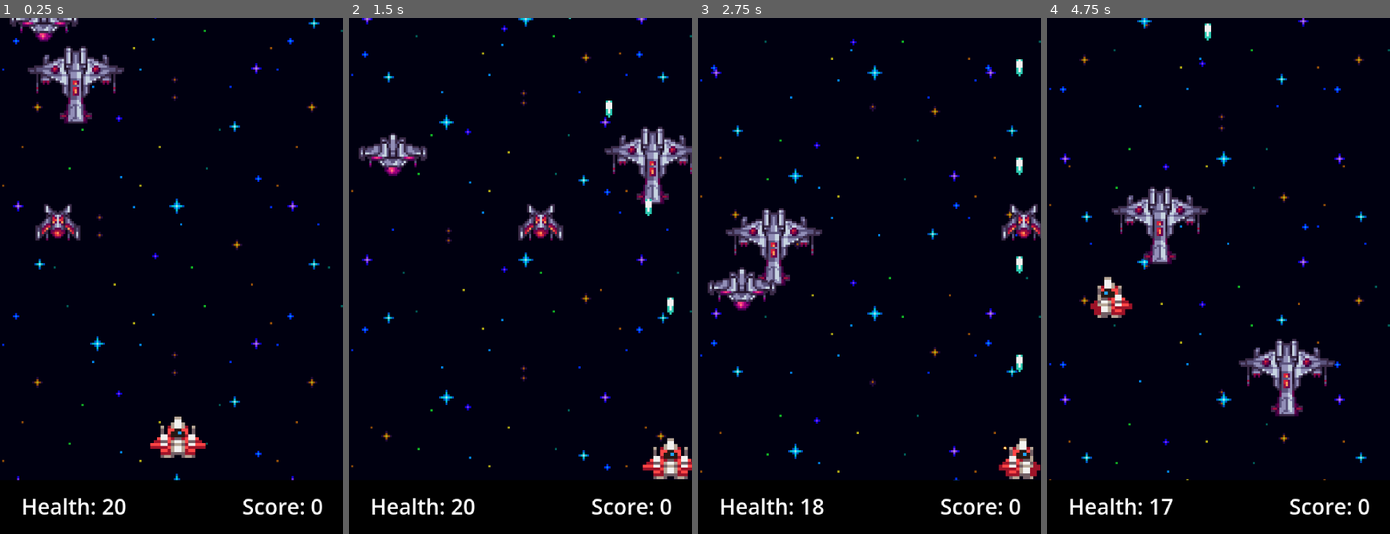
Above: before the commit, frames 1-4 (left to right).
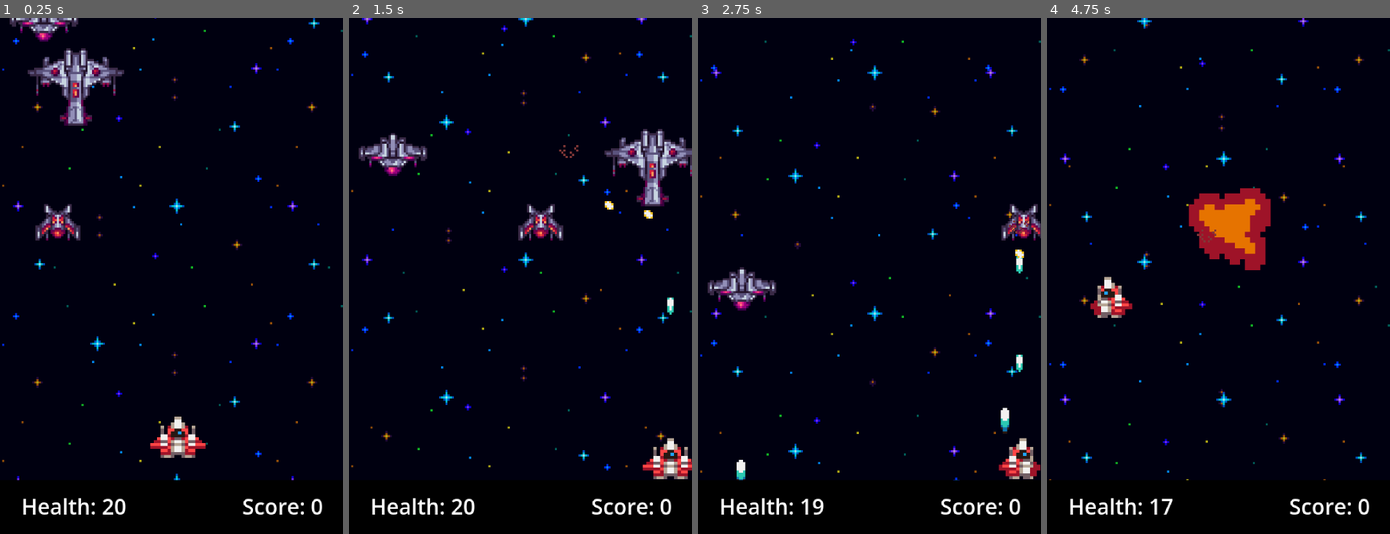
Above: after the commit, the same moments.

Repository: p4upi3/Game3_Shoot-EmUp
Game: Godot game, scene res://game.tscn
Same seed, same stepped clock (60 frames per second), same inputs: the game is played once before the commit and once after it.
Inputs:
- Up to frame 1 (0.25 s): no input
- Up to frame 2 (1.5 s): tap Enter (ui_accept) at 0.5, 0.77 s; hold D (move_right) 0.53-1.28 s; hold Space (shoot) 0.53-1.28 s; hold S (move_down) from 1.28 s (still down); tap Space (shoot) at 1.35 s
- Up to frame 3 (2.75 s): tap Enter (ui_accept) at 1.52 s; release S (move_down) at 2.03 s; hold D (move_right) from 2.03 s (still down); hold Space (shoot) from 2.03 s (still down)
- Up to frame 4 (4.75 s): release D (move_right) at 2.78 s; release Space (shoot) at 2.78 s; hold W (move_up) 2.78-3.53 s; tap Space (shoot) at 2.85, 4.35 s; tap Enter (ui_accept) at 3.02, 3.77, 4.52 s; hold Space (shoot) 3.53-4.28 s; hold A (move_left) from 3.53 s (still down)

The runs differ from the first frame. In frame 1, 1.2% of the frame differs, in the area x 8-37%, y 5-21%; in frame 2, 1.4%; in frame 3, 2.3%; in frame 4, 6.4%, in the area x 18-85%, y 1-78%.

Commit message:
First half of collisions done

Diff:
--- a/game-3/bullet.gd
+++ b/game-3/bullet.gd
@@ -1,11 +1,11 @@
 extends Area2D
 
-@export var speed: float = 1500.0
+@export var speed: float = 500.0
 @export var direction: Vector2 = Vector2.DOWN
 
 @onready var ray: RayCast2D = $RayCast2D
 
-const EXPLOSION = preload("res://explosion.tscn")
+const EXPLOSION = preload("res://small_explosion.tscn")
 
 func _physics_process(delta: float) -> void:
 	var motion = direction * speed * delta
@@ -22,11 +22,11 @@
 func _hit(body: Node) -> void:
 	if body.is_in_group("player"):
 		body.take_damage(1)
-
 		var boom = EXPLOSION.instantiate()
 		boom.global_position = global_position
-		get_tree().current_scene.add_child(boom)
+		get_parent().add_child(boom)
+		queue_free()
 
-		queue_free()
+
 func _on_visible_on_screen_notifier_2d_screen_exited() -> void:
 	queue_free()
--- a/game-3/bullet.tscn
+++ b/game-3/bullet.tscn
@@ -23,4 +23,5 @@
 position = Vector2(0, 6)
 target_position = Vector2(0, 15)
 
+[connection signal="area_entered" from="." to="." method="_on_area_entered"]
 [connection signal="body_entered" from="." to="." method="_on_body_entered"]
--- a/game-3/enemy1.gd
+++ b/game-3/enemy1.gd
@@ -4,7 +4,10 @@
 
 var width = 0
 var direction = -1
+var health = 5
 var bullet = preload("res://bullet.tscn")
+
+const EXPLOSION = preload("res://explosion.tscn")
 
 # Used only for enemies created by EnemySpawner.
 var edge_hits: int = 0
@@ -79,7 +82,6 @@
 	velocity.x = direction * 85
 	move_and_slide()
 
-
 func move_down() -> void:
 	var tween = get_tree().create_tween()
 
@@ -90,13 +92,25 @@
 		5.0
 	)
 
-
 func shoot() -> void:
 	var inst = bullet.instantiate()
 	get_parent().add_child(inst)
 	inst.global_position = $bullet_pos.global_position
 
-
 func _on_timer_timeout() -> void:
 	shoot()
 	$Timer.start(0.5)
+
+func explode() -> void:
+	var boom = EXPLOSION.instantiate()
+	get_tree().current_scene.add_child(boom)
+	boom.global_position = global_position
+	queue_free()
+
+func take_damage(amount: int) -> void:
+	health -= amount
+	if health <= 0:
+		var boom = EXPLOSION.instantiate()
+		get_tree().current_scene.add_child(boom)
+		boom.global_position = global_position
+		queue_free()
--- a/game-3/enemy1.tscn
+++ b/game-3/enemy1.tscn
@@ -2,6 +2,13 @@
 
 [ext_resource type="Script" uid="uid://dig13f15ugpt0" path="res://enemy1.gd" id="1_g51g3"]
 [ext_resource type="Texture2D" uid="uid://cdu4t45o0q7tf" path="res://assets/SpaceShips_Enemy-0001.png" id="2_pa8dn"]
+
+[sub_resource type="RectangleShape2D" id="RectangleShape2D_u0ya7"]
+size = Vector2(31, 17)
+
+[sub_resource type="CapsuleShape2D" id="CapsuleShape2D_wt34f"]
+radius = 8.0
+height = 42.0
 
 [sub_resource type="AtlasTexture" id="AtlasTexture_g51g3"]
 atlas = ExtResource("2_pa8dn")
@@ -18,29 +25,10 @@
 "speed": 5.0
 }]
 
-[sub_resource type="CapsuleShape2D" id="CapsuleShape2D_wt34f"]
-radius = 8.0
-height = 42.0
-
-[sub_resource type="RectangleShape2D" id="RectangleShape2D_u0ya7"]
-size = Vector2(31, 17)
-
-[node name="enemy1" type="CharacterBody2D" unique_id=141192781]
+[node name="enemy1" type="CharacterBody2D" unique_id=141192781 groups=["enemies"]]
 collision_layer = 2
 collision_mask = 0
 script = ExtResource("1_g51g3")
-
-[node name="AnimatedSprite2D" type="AnimatedSprite2D" parent="." unique_id=555139004]
-position = Vector2(-1, -5)
-sprite_frames = SubResource("SpriteFrames_u0ya7")
-
-[node name="CollisionShape2D" type="CollisionShape2D" parent="." unique_id=1935620395]
-shape = SubResource("CapsuleShape2D_wt34f")
-
-[node name="Timer" type="Timer" parent="." unique_id=876703633]
-
-[node name="bullet_pos" type="Marker2D" parent="." unique_id=1908088108]
-position = Vector2(0, 18)
 
 [node name="CollisionShape2D2" type="CollisionShape2D" parent="." unique_id=2083708171]
 position = Vector2(-8, -6)
@@ -50,4 +38,16 @@
 position = Vector2(9, -6)
 shape = SubResource("RectangleShape2D_u0ya7")
 
+[node name="CollisionShape2D" type="CollisionShape2D" parent="." unique_id=1935620395]
+shape = SubResource("CapsuleShape2D_wt34f")
+
+[node name="AnimatedSprite2D" type="AnimatedSprite2D" parent="." unique_id=555139004]
+position = Vector2(-1, -4)
+sprite_frames = SubResource("SpriteFrames_u0ya7")
+
+[node name="Timer" type="Timer" parent="." unique_id=876703633]
+
+[node name="bullet_pos" type="Marker2D" parent="." unique_id=1908088108]
+position = Vector2(0, 18)
+
 [connection signal="timeout" from="Timer" to="." method="_on_timer_timeout"]
--- a/game-3/enemy_2.gd
+++ b/game-3/enemy_2.gd
@@ -3,7 +3,10 @@
 @onready var animated_sprite_2d: AnimatedSprite2D = $AnimatedSprite2D
 
 var direction = 1
+var health = 3
 var bullet = preload("res://bullet.tscn")
+
+const EXPLOSION = preload("res://explosion.tscn")
 
 func _physics_process(delta: float) -> void:
 	velocity.x = direction * 50
@@ -25,3 +28,11 @@
 func _on_timer_timeout():
 	shoot()
 	$Timer.start(0.5)
+
+func take_damage(amount: int) -> void:
+	health -= amount
+	if health <= 0:
+		var boom = EXPLOSION.instantiate()
+		get_tree().current_scene.add_child(boom)
+		boom.global_position = global_position
+		queue_free()
--- a/game-3/enemy_2.tscn
+++ b/game-3/enemy_2.tscn
@@ -22,7 +22,7 @@
 radius = 12.0
 height = 24.0
 
-[node name="enemy2" type="CharacterBody2D" unique_id=141192781]
+[node name="enemy2" type="CharacterBody2D" unique_id=141192781 groups=["enemies"]]
 collision_layer = 2
 collision_mask = 0
 script = ExtResource("1_vfv5t")
--- a/game-3/enemy_3.gd
+++ b/game-3/enemy_3.gd
@@ -2,6 +2,8 @@
 extends CharacterBody2D
 var bullet = preload("res://bullet.tscn")
 
+const EXPLOSION = preload("res://explosion.tscn")
+var health = 2
 func _physics_process(delta: float) -> void:
 	velocity = Vector2(0, 50)
 	move_and_slide()
@@ -17,3 +19,11 @@
 func _on_timer_timeout():
 	shoot()
 	$Timer.start(0.5)
+
+func take_damage(amount: int) -> void:
+	health -= amount
+	if health <= 0:
+		var boom = EXPLOSION.instantiate()
+		get_tree().current_scene.add_child(boom)
+		boom.global_position = global_position
+		queue_free()
--- a/game-3/enemy_3.tscn
+++ b/game-3/enemy_3.tscn
@@ -25,7 +25,7 @@
 [sub_resource type="RectangleShape2D" id="RectangleShape2D_u0ya7"]
 size = Vector2(33, 12)
 
-[node name="enemy3" type="CharacterBody2D" unique_id=141192781]
+[node name="enemy3" type="CharacterBody2D" unique_id=141192781 groups=["enemies"]]
 collision_layer = 2
 collision_mask = 0
 script = ExtResource("1_dxyk6")
--- a/game-3/explosion.tscn
+++ b/game-3/explosion.tscn
@@ -46,10 +46,12 @@
 "speed": 10.0
 }]
 
-[node name="Explosion" type="AnimatedSprite2D" unique_id=463464512]
-position = Vector2(-5.9604645e-08, -5.9604645e-08)
-scale = Vector2(0.117187515, 0.117187515)
+[node name="Explosion" type="AnimatedSprite2D" unique_id=463464512 groups=["explosion"]]
+position = Vector2(-2.3841858e-07, 0)
+scale = Vector2(2.3750002, 2.546875)
 sprite_frames = SubResource("SpriteFrames_u0ya7")
 frame = 4
 frame_progress = 1.0
 script = ExtResource("2_vxas0")
+
+[connection signal="animation_finished" from="." to="." method="_on_animation_finished"]
--- a/game-3/game.tscn
+++ b/game-3/game.tscn
@@ -10,7 +10,7 @@
 
 [node name="Node2D" type="Node2D" unique_id=1774678014]
 
-[node name="enemy1" parent="." unique_id=141192781 instance=ExtResource("3_feb5d")]
+[node name="enemy1" parent="." unique_id=141192781 groups=["enemies"] instance=ExtResource("3_feb5d")]
 position = Vector2(14.141968, 24.095356)
 
 [node name="Player" parent="." unique_id=396328734 instance=ExtResource("1_80nbo")]
@@ -18,10 +18,10 @@
 
 [node name="ParallaxBackground" parent="." unique_id=139663598 instance=ExtResource("2_e2o6t")]
 
-[node name="enemy2" parent="." unique_id=216759408 instance=ExtResource("4_fc0e3")]
+[node name="enemy2" parent="." unique_id=216759408 groups=["enemies"] instance=ExtResource("4_fc0e3")]
 position = Vector2(14, 104)
 
-[node name="enemy3" parent="." unique_id=333026296 instance=ExtResource("5_7jktm")]
+[node name="enemy3" parent="." unique_id=333026296 groups=["enemies"] instance=ExtResource("5_7jktm")]
 position = Vector2(20, -11)
 
 [node name="CanvasLayer" parent="." unique_id=1582278850 instance=ExtResource("6_ryrav")]
--- a/game-3/player.gd
+++ b/game-3/player.gd
@@ -6,6 +6,8 @@
 const BOTTOM_BAR = 25.0
 var health = 20
 var screen_size: Vector2
+
+const EXPLOSION = preload("res://explosion.tscn")
 
 func _ready() -> void:
 	screen_size = get_viewport_rect().size
@@ -30,5 +32,8 @@
 	health -= amount
 	get_tree().call_group("hud", "set_health", health)
 	if health <= 0:
+		var boom = EXPLOSION.instantiate()
+		get_tree().current_scene.add_child(boom)
+		boom.global_position = global_position
 		get_tree().call_group("hud", "show_game_over")
 		queue_free()
--- a/game-3/player_bullet.gd
+++ b/game-3/player_bullet.gd
@@ -3,10 +3,18 @@
 @export var speed: float = 250.0
 @export var direction: Vector2 = Vector2.UP
 
+const EXPLOSION = preload("res://small_explosion.tscn")
 
 func _physics_process(delta: float) -> void:
 	global_position += direction.normalized() * speed * delta
 
-
 func _on_visible_on_screen_notifier_2d_screen_exited() -> void:
 	queue_free()
+
+func _on_body_entered(body: Node2D) -> void:
+	if body.is_in_group("enemies"):
+		body.take_damage(1)
+		var boom = EXPLOSION.instantiate()
+		get_tree().current_scene.add_child(boom)
+		boom.global_position = global_position
+		queue_free()
--- a/game-3/player_bullet.tscn
+++ b/game-3/player_bullet.tscn
@@ -6,7 +6,7 @@
 [sub_resource type="RectangleShape2D" id="RectangleShape2D_q2weg"]
 size = Vector2(3, 8)
 
-[node name="PlayerBullet" type="Area2D" unique_id=1051121463]
+[node name="PlayerBullet" type="Area2D" unique_id=1051121463 groups=["bullet"]]
 collision_layer = 8
 collision_mask = 2
 script = ExtResource("1_oxuh6")
@@ -19,4 +19,6 @@
 
 [node name="VisibleOnScreenNotifier2D" type="VisibleOnScreenNotifier2D" parent="." unique_id=1711177141]
 
+[connection signal="area_entered" from="." to="." method="_on_area_entered"]
+[connection signal="body_entered" from="." to="." method="_on_body_entered"]
 [connection signal="screen_exited" from="VisibleOnScreenNotifier2D" to="." method="_on_visible_on_screen_notifier_2d_screen_exited"]
--- a/game-3/player_shooter.gd
+++ b/game-3/player_shooter.gd
@@ -20,7 +20,5 @@
 
 func shoot() -> void:
 	var projectile = PLAYER_BULLET.instantiate()
-
 	get_tree().current_scene.add_child(projectile)
-
 	projectile.global_position = shot_spawn.global_position
--- a/game-3/project.godot
+++ b/game-3/project.godot
@@ -27,6 +27,9 @@
 
 player=""
 hud=""
+enemies=""
+bullet=""
+explosion=""
 
 [input]
 
--- /dev/null
+++ b/game-3/small_explosion.gd
@@ -0,0 +1,5 @@
+extends AnimatedSprite2D
+
+func _ready() -> void:
+	play("default")
+	animation_finished.connect(queue_free)
--- /dev/null
+++ b/game-3/small_explosion.tscn
@@ -0,0 +1,30 @@
+[gd_scene format=3 uid="uid://bhpmku1b52mq6"]
+
+[ext_resource type="Script" uid="uid://y80vxi800sxv" path="res://small_explosion.gd" id="1_q7phw"]
+[ext_resource type="Texture2D" uid="uid://bmyp5s5buoobg" path="res://assets/explosion.png" id="2_dx0jx"]
+
+[sub_resource type="AtlasTexture" id="AtlasTexture_dx0jx"]
+atlas = ExtResource("2_dx0jx")
+region = Rect2(0, 0, 16, 16)
+
+[sub_resource type="AtlasTexture" id="AtlasTexture_8iq3y"]
+atlas = ExtResource("2_dx0jx")
+region = Rect2(64, 0, 16, 16)
+
+[sub_resource type="SpriteFrames" id="SpriteFrames_q7phw"]
+animations = [{
+"frames": [{
+"duration": 1.0,
+"texture": SubResource("AtlasTexture_dx0jx")
+}, {
+"duration": 1.0,
+"texture": SubResource("AtlasTexture_8iq3y")
+}],
+"loop": 0,
+"name": &"default",
+"speed": 5.0
+}]
+
+[node name="AnimatedSprite2D" type="AnimatedSprite2D" unique_id=1351207328]
+sprite_frames = SubResource("SpriteFrames_q7phw")
+script = ExtResource("1_q7phw")
Not shown, added: game-3/small_explosion.gd.uid
